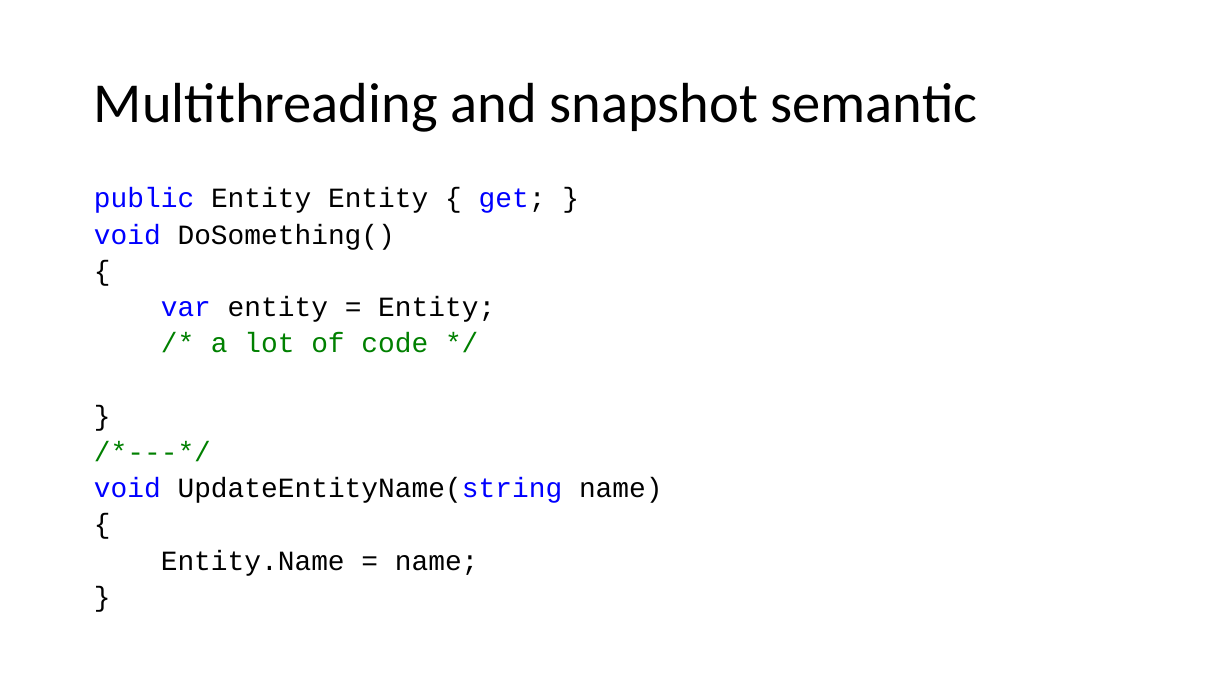
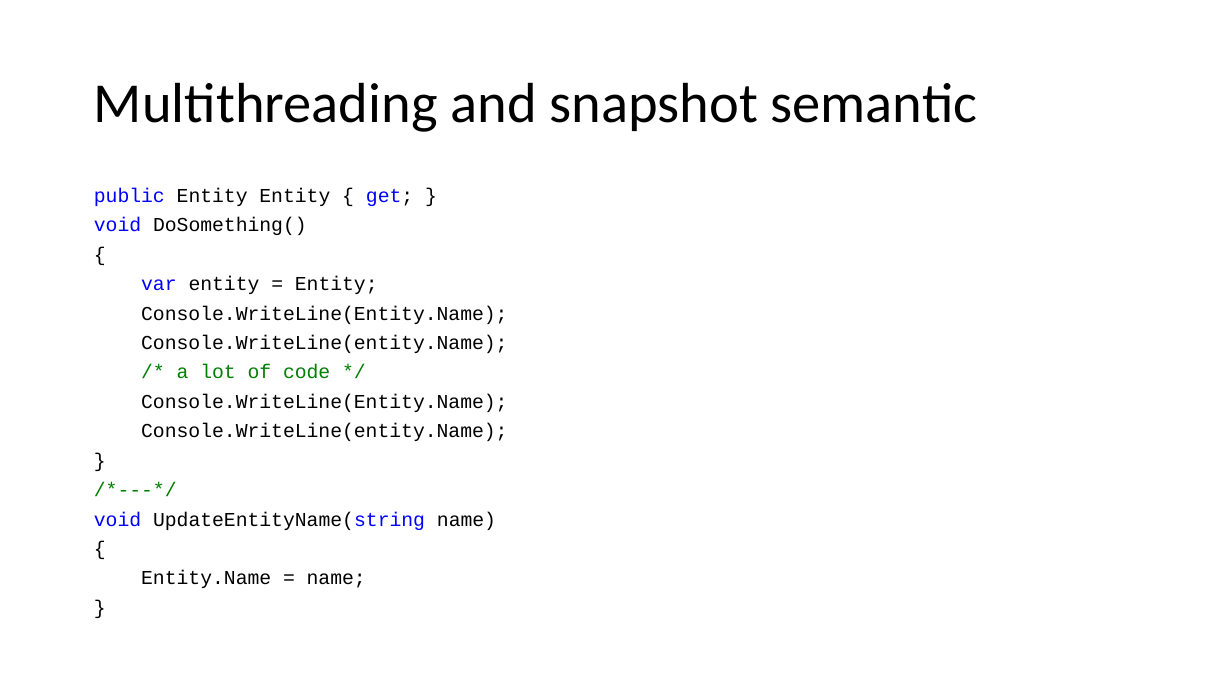
Before and after one commit to kugushev/presentations, a slide deck: slide 8 of Presentation.pptx. Drawn at 1232x693 pixels with LibreOffice and Linux fonts; fonts in the diff are those of the drawing. Boxes give left, top, right and bottom in pixels: in the first picture for what was removed or moved away, otherwise in the second. Text is boxed around its words. In the diff, an @@ line names an element or a change of style, - is before the commit and + after.

```diff
--- a/Presentation.pptx
+++ b/Presentation.pptx
@@ text at [94, 188, 496, 588]: size 21.7 to 15.4 pt in "public Entity Entity { get; }", "void DoSomething()", "{", "var entity = Entity;" and 7 more places @@
@@ text at [141, 306, 507, 353]: paragraphs added @@
+Console.WriteLine(Entity.Name);
+Console.WriteLine(entity.Name);
@@ text at [141, 394, 507, 441]: paragraphs added @@
+Console.WriteLine(Entity.Name);
+Console.WriteLine(entity.Name);
```
Also in this commit, not shown: 6 other slides changed, 6 slides added, 2 slides removed, 6 other files.
